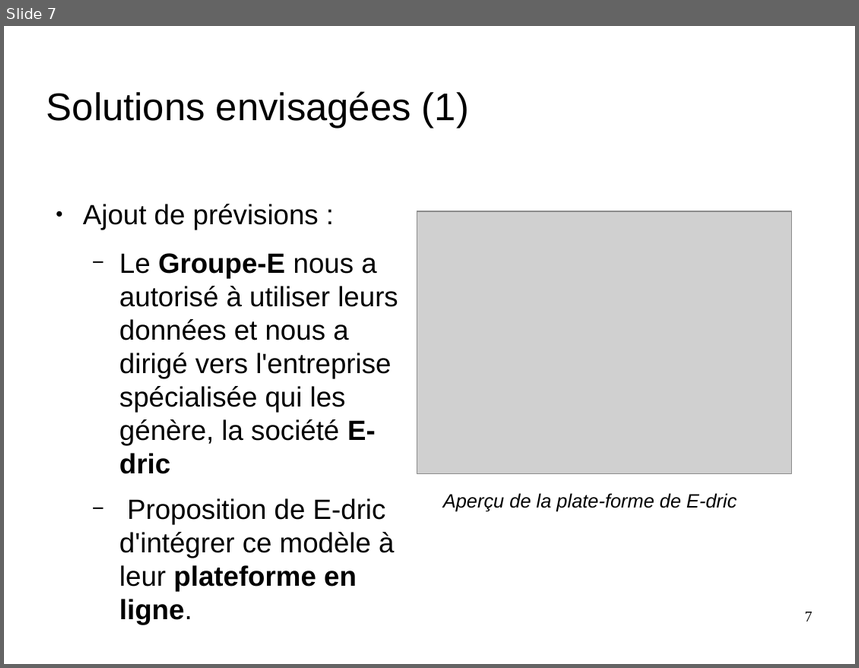
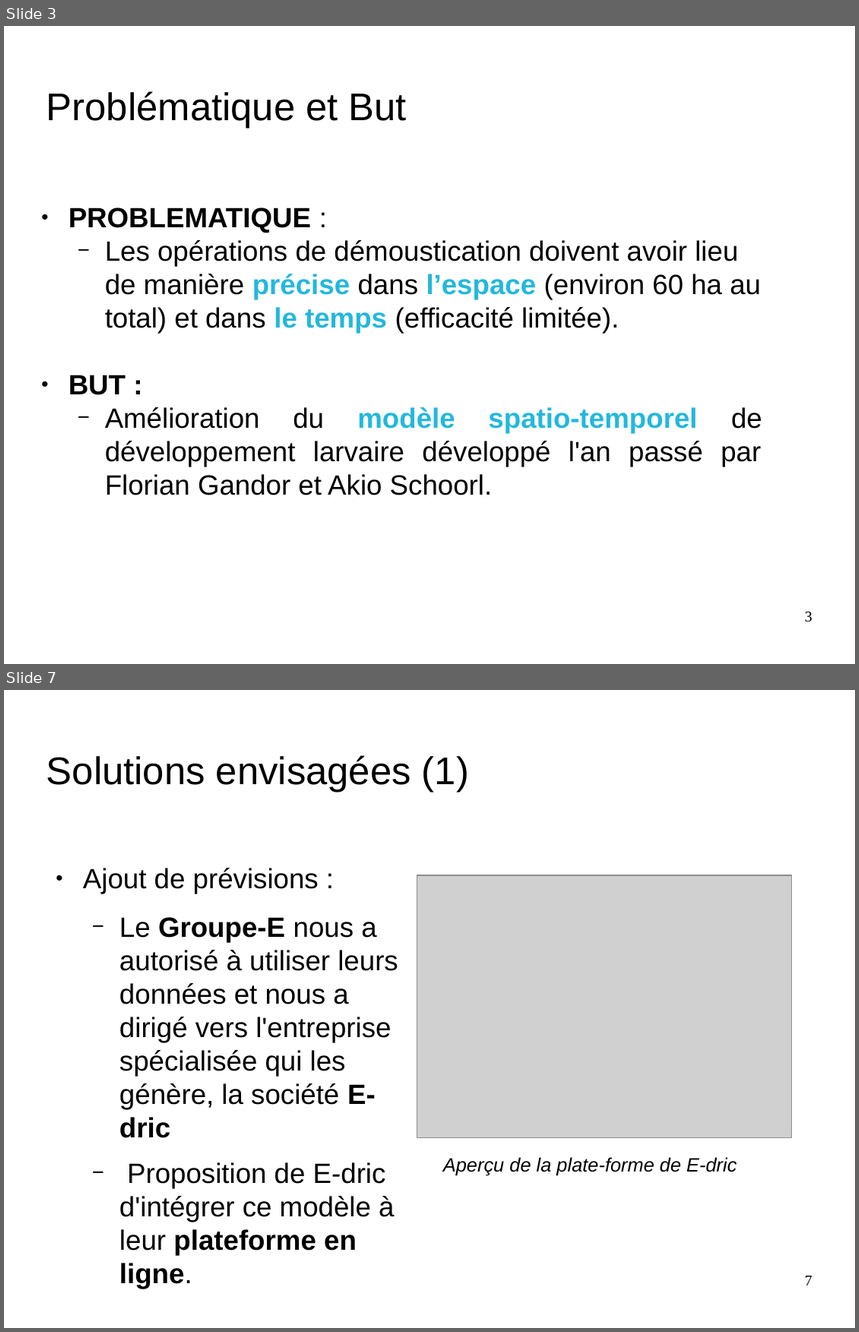
Before and after one commit to nesta7/designProject, a slide deck: Poster_Presentation/presentation_final_demoustication.odp. Shown one above the other, each under a label of ours: slide 7 before the commit, slides 3 and 7 after it; the slides between them are not shown. The pictures are 859x668 and 859x1332 pixels, drawn with LibreOffice and Linux fonts; fonts in the diff are those of the drawing; grey boxes stand for pictures; background and template pictures are left out. Boxes give left, top, right and bottom in pixels: in the first picture for what was removed or moved away, otherwise in the second. Text is boxed around its words. In the diff, an @@ line names an element or a change of style, - is before the commit and + after.

```diff
--- a/Poster_Presentation/presentation_final_demoustication.odp
+++ b/Poster_Presentation/presentation_final_demoustication.odp
@@ slide 3 added at bbox=[4, 26, 855, 664], background picture (left out) @@
@@ title added at bbox=[47, 91, 407, 128], 36 pt, text #000000 @@
+Problématique et But
@@ text added at bbox=[69, 208, 762, 496], 26 pt, text #000000 @@
+● PROBLEMATIQUE :
+  − Les opérations de démoustication doivent avoir lieu de manière précise dans l’espace (environ 60 ha au total) et dans le temps (efficacité limitée).
+● BUT :
+  − Amélioration du modèle spatio-temporel de développement larvaire développé l'an passé par Florian Gandor et Akio Schoorl.
@@ page number added at bbox=[805, 612, 813, 623], 14 pt, text #000000 @@
+3
```
Also in this commit, not shown: 5 slides changed, 1 other slide added, 1 slide removed.
